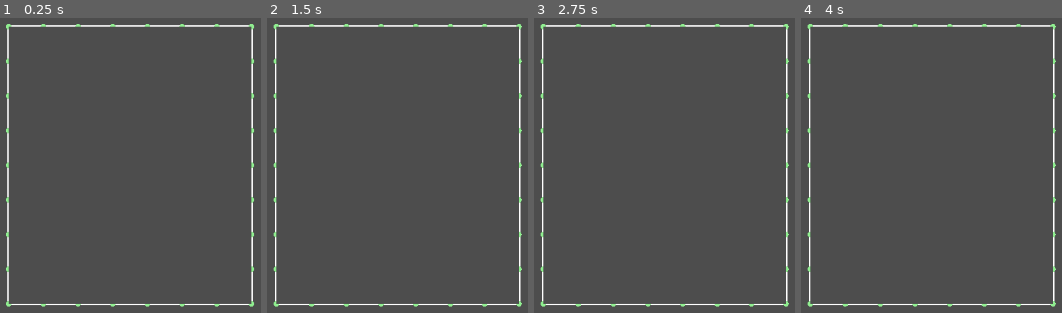
Above: before the commit, frames 1-4 (left to right).
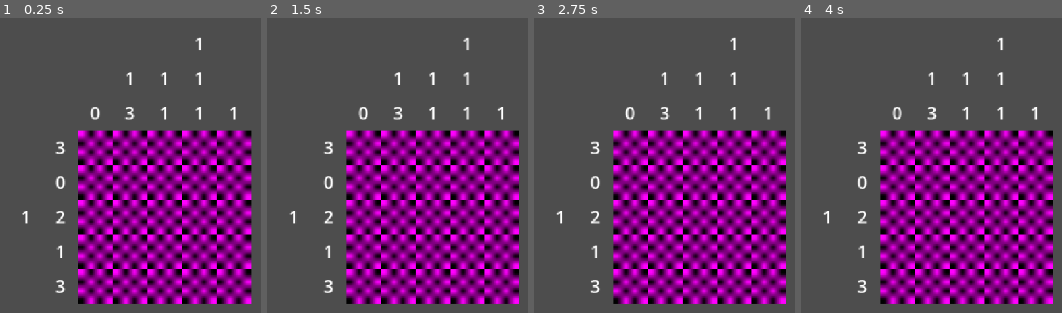
Above: after the commit, the same moments.

Repository: kennethbchen/Medical-Malpicross-Game
Game: Godot game, scene res://scenes/game.tscn
The game is run twice, just before and just after one commit, with the same random seed, the same clock (stepped at 60 frames per second) and the same inputs.
Inputs (mouse positions are in pixels of both pictures, inside the frame that each line leads up to):
- Up to frame 1 (0.25 s): no input
- Up to frame 2 (1.5 s): move the mouse to (outside the picture) at 0.52 s; move the mouse to (481, 239) at 1.27 s
- Up to frame 3 (2.75 s): move the mouse to (outside the picture) at 2.02 s
- Up to frame 4 (4 s): tap Enter at 2.75 s; move the mouse to (outside the picture) at 2.77 s; tap Space at 3.5 s; move the mouse to (outside the picture) at 3.52 s

The runs differ from the first frame. In frame 1, 43% of the frame differs, in the area x 2-98%, y 2-98%; in frame 2, 43%; in frame 3, 43%; in frame 4, 43%.

Commit message:
Started implementing drawing puzzle to puzzle viewport

Diff:
--- a/scenes/game.tscn
+++ b/scenes/game.tscn
@@ -14,7 +14,6 @@
 
 [node name="PointGridSim" type="Node2D" parent="."]
 script = ExtResource("1_uwrxv")
-draw_sim = true
 metadata/_edit_group_ = true
 
 [node name="DebugCommands" type="Node" parent="."]
@@ -31,8 +30,8 @@
 size = Vector2i(96, 101)
 script = ExtResource("5_p57ef")
 
-[node name="PuzzleUIContainer" type="GridContainer" parent="PuzzleViewport"]
+[node name="PuzzleUIContainer" type="Control" parent="PuzzleViewport"]
+layout_mode = 3
+anchors_preset = 0
 offset_right = 128.0
 offset_bottom = 96.0
-theme_override_constants/h_separation = 0
-theme_override_constants/v_separation = 0
--- a/scripts/puzzle_viewport.gd
+++ b/scripts/puzzle_viewport.gd
@@ -1,11 +1,14 @@
 extends SubViewport
 
-@onready var ui_container: GridContainer = $PuzzleUIContainer
+@onready var ui_container: Control = $PuzzleUIContainer
 
 var cell_size_px: int = 32
 
 var rows: int
 var columns: int
+
+# TODO
+var tile_map: Dictionary[Vector2i, Control]
 
 # Called when the node enters the scene tree for the first time.
 func _ready() -> void:
@@ -17,7 +20,38 @@
 
 	size = Vector2(columns, rows) * cell_size_px
 
-	ui_container.columns = columns
+	var position_offset: = Vector2(cell_size_px / 2, cell_size_px / 2)
+	# Populate puzzle UI
+	for row in rows:
+		for col in columns:
+			var pos: Vector2 = Vector2(col, row) * cell_size_px
+
+			var cell: Puzzle.PuzzleCell = puzzle.get_board_cell(row, col)
+
+			if cell is Puzzle.EmptyCell:
+				continue
+
+			if cell is Puzzle.InputCell:
+				var tile: = TextureRect.new()
+				ui_container.add_child(tile)
+				tile.position = pos
+				var img: = PlaceholderTexture2D.new()
+				img.size = Vector2(cell_size_px, cell_size_px)
+				tile.texture = img
+
+			if cell is Puzzle.HintCell:
+				var label: = Label.new()
+				ui_container.add_child(label)
+
+				label.horizontal_alignment = HORIZONTAL_ALIGNMENT_CENTER
+				label.vertical_alignment = VERTICAL_ALIGNMENT_CENTER
+				label.size = Vector2(cell_size_px, cell_size_px)
+				label.position = pos
+				label.text = str(cell.value)
+
+
+
+
 
 # Called every frame. 'delta' is the elapsed time since the previous frame.
 func _process(delta: float) -> void:
